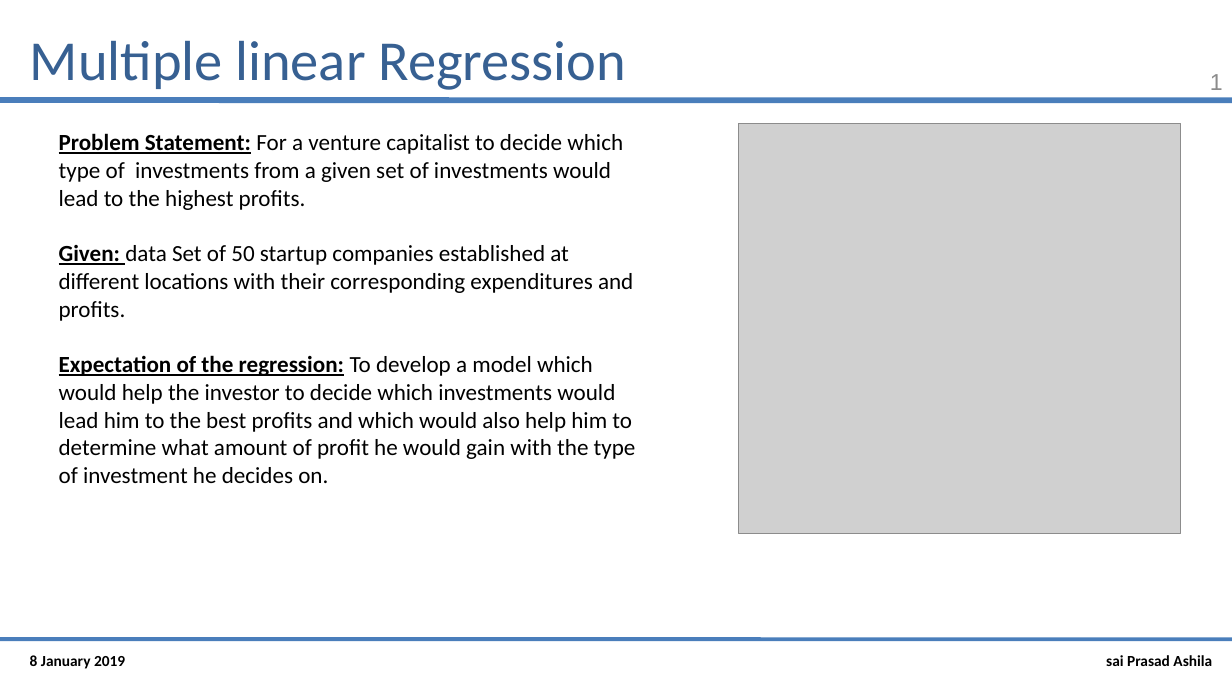
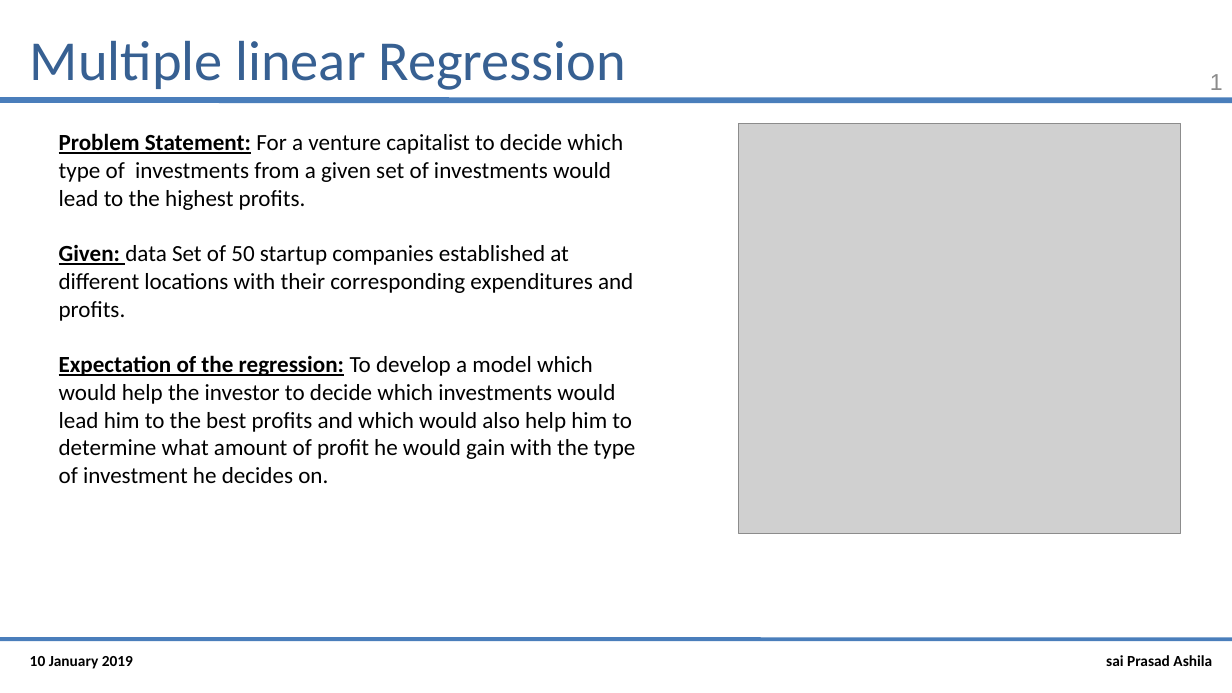
Before and after one commit to saiprasad94/DataSciencePython, a slide deck: slide 1 of Multiple_Linear_Regression/Multiple_linear_Regression.pptx. Drawn at 1232x693 pixels with LibreOffice and Linux fonts; fonts in the diff are those of the drawing; grey boxes stand for pictures. Boxes give left, top, right and bottom in pixels: in the first picture for what was removed or moved away, otherwise in the second. Text is boxed around its words. In the diff, an @@ line names an element or a change of style, - is before the commit and + after.

```diff
--- a/Multiple_Linear_Regression/Multiple_linear_Regression.pptx
+++ b/Multiple_Linear_Regression/Multiple_linear_Regression.pptx
@@ text at [30,656,133,669]: text changed @@
-8 January 2019
+10 January 2019
```
Also in this commit, not shown: 1 other slide changed, 7 slides added.
